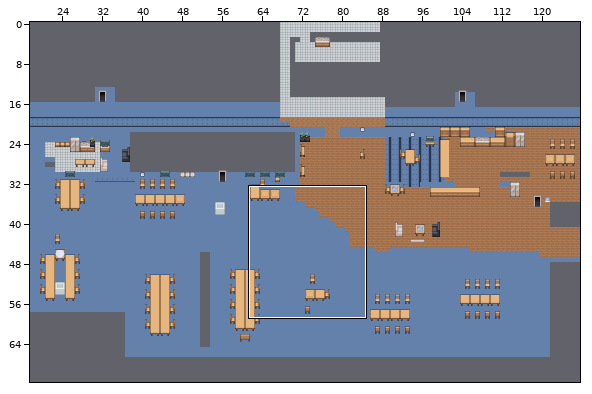
Tiled map (JSON), stored at static/assets/levels/webs.json. Above, an overview of the earlier version with the close-up marked.
Close-up. The starting point:
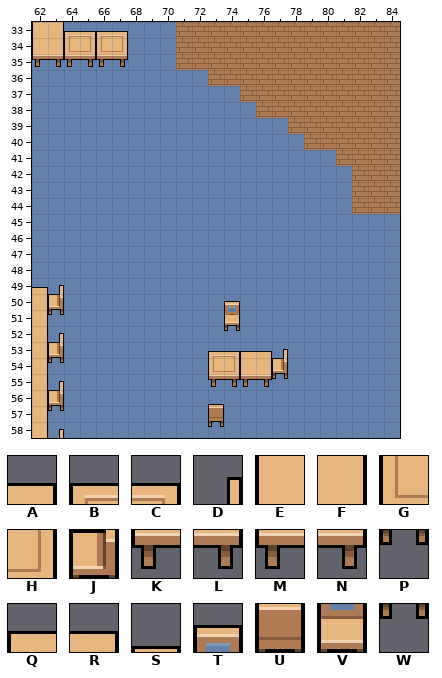
Cells are 16x16 px. Shown: x 62..84, y 33..58. The commit also changed other parts of the map, which this record leaves out. Not drawn, because the pictures are missing: unchanged layer "walls".
Key: from "indoors_2": A 77, B 79, C 80, D 88, E 150, F 151, G 153, H 154, J 162, K 224, L 225, M 227, N 228, P 236, Q 298, R 299, S 302, T 304, U 376, V 378, W 450.
_ is an empty cell.
Layers that did not change in this view are not listed.
Layer "objects" before, first column x 62:
33 EFBCBC_________________
34 EFGHGH_________________
35 KLMNMN_________________
36 _______________________
37 _______________________
38 _______________________
39 _______________________
40 _______________________
41 _______________________
42 _______________________
43 _______________________
44 _______________________
45 _______________________
46 _______________________
47 _______________________
48 _______________________
49 AD_____________________
50 FJ__________T__________
51 FP__________V__________
52 FD__________W__________
53 FJ_________BCQRD_______
54 FP_________GHEFJ_______
55 FD_________MNMNP_______
56 FJ_________S___________
57 FP_________U___________
58 FD_________W___________
The result:
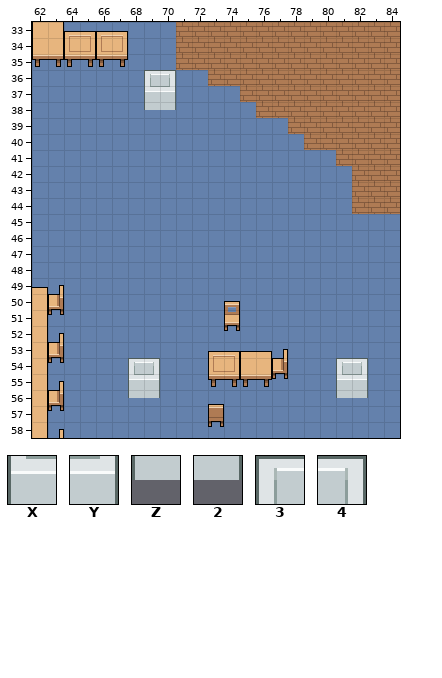
Further tiles: from "indoors_2": X 1347, Y 1348, Z 1421, 2 1422, 3 1495, 4 1496.
Diff:
Changed rows in their new state; . is an unchanged cell.
Layer "objects":
first column x 69:
36 34
37 XY
38 Z2
first column x 68:
54 34...........34
55 XY...........XY
56 Z2...........Z2
Boxes around the changes in both close-ups, in picture pixels (x1, y1, x2, y2):
added: (144, 70, 176, 110)
added: (128, 358, 160, 398)
added: (336, 358, 368, 398)
